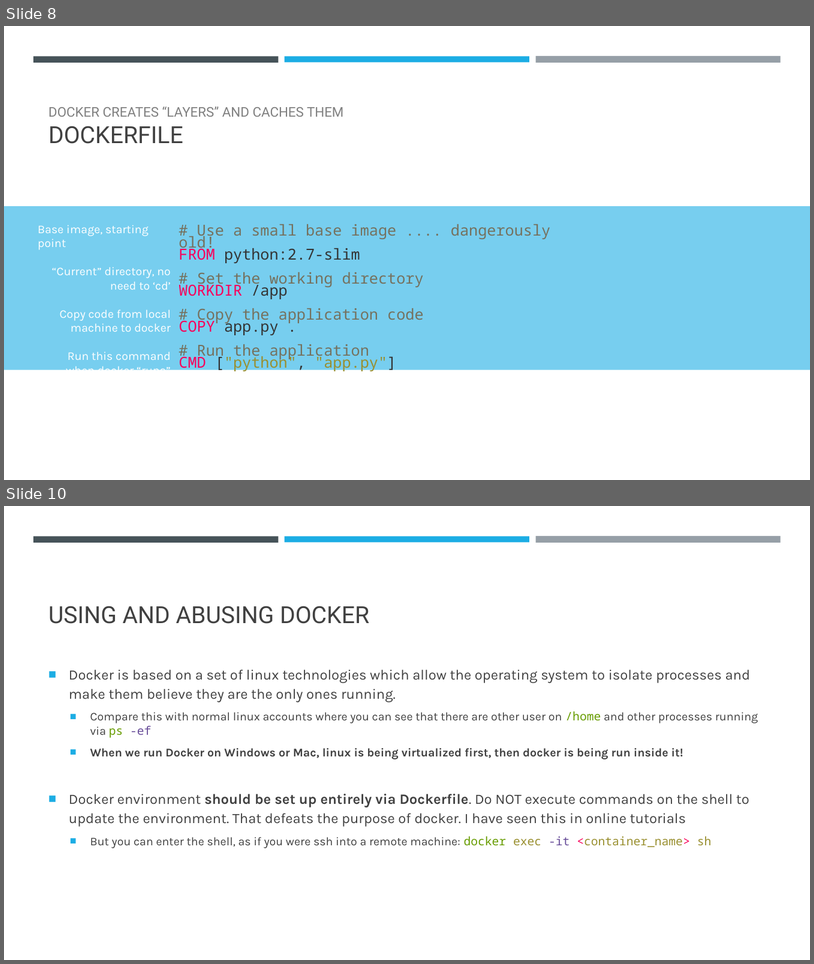
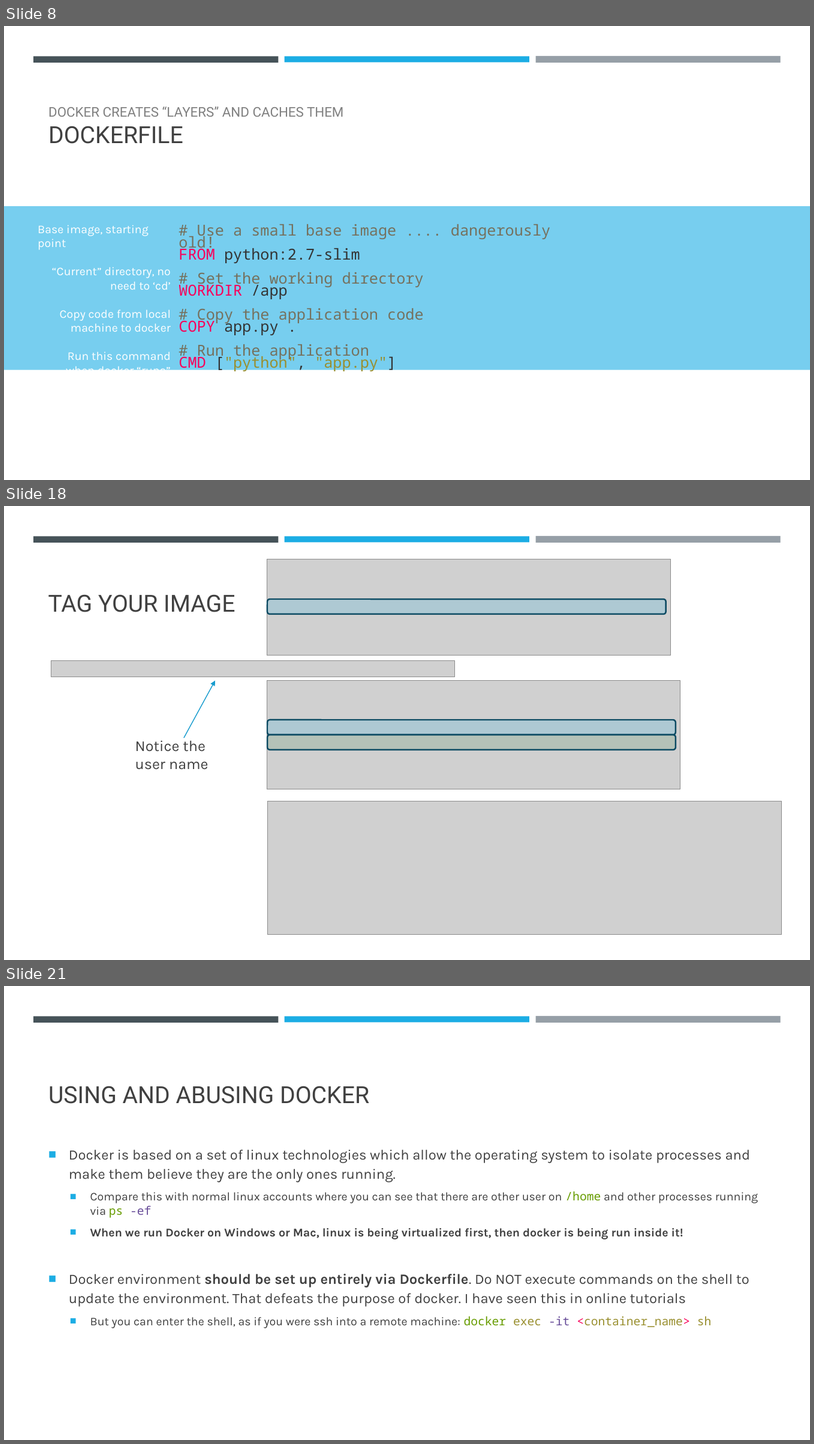
Before and after one commit to falconair/ProgrammingForAnalytics, a slide deck: lectures/120_dockerize_python_app/Docker – an introduction.pptx. Shown one above the other, each under a label of ours: slides 8 and 10 before the commit, slides 8, 18 and 21 after it; the slides between them are not shown. The pictures are 814x964 and 814x1444 pixels, drawn with LibreOffice and Linux fonts; fonts in the diff are those of the drawing; grey boxes stand for pictures. Boxes give left, top, right and bottom in pixels: in the first picture for what was removed or moved away, otherwise in the second. Text is boxed around its words. In the diff, an @@ line names an element or a change of style, - is before the commit and + after.

```diff
--- a/lectures/120_dockerize_python_app/Docker – an introduction.pptx
+++ b/lectures/120_dockerize_python_app/Docker – an introduction.pptx
@@ slide 18 added at bbox=[4, 506, 810, 960], background #FFFFFF; not listed: 3 template elements that a slide beside it also shows @@
@@ picture added at bbox=[267, 559, 671, 655] @@
@@ title added at bbox=[48, 594, 235, 612], 28 pt, text #404040 @@
+TAG YOUR IMAGE
@@ rounded rectangle added at bbox=[268, 599, 666, 614], fill #1CADE4 at 19% opacity, outline #0C4C64 1.75 pt @@
@@ picture added at bbox=[51, 660, 455, 676] @@
@@ arrow added from (184, 738) to (215, 680), #189CCE 1 pt @@
@@ picture added at bbox=[267, 680, 680, 789] @@
@@ rounded rectangle added at bbox=[268, 720, 676, 735], fill #1CADE4 at 19% opacity, outline #0C4C64 1.75 pt @@
@@ text added at bbox=[135, 737, 209, 769], 18 pt, text #404040 @@
+Notice the user name
@@ rounded rectangle added at bbox=[268, 735, 676, 750], fill #3E8853 at 19% opacity, outline #0C4C64 1.75 pt @@
@@ picture added at bbox=[268, 801, 782, 934] @@
@@ what was slide 10 is now slide 21 @@
```
Also in this commit, not shown: 2 slides changed, 12 other slides added.
